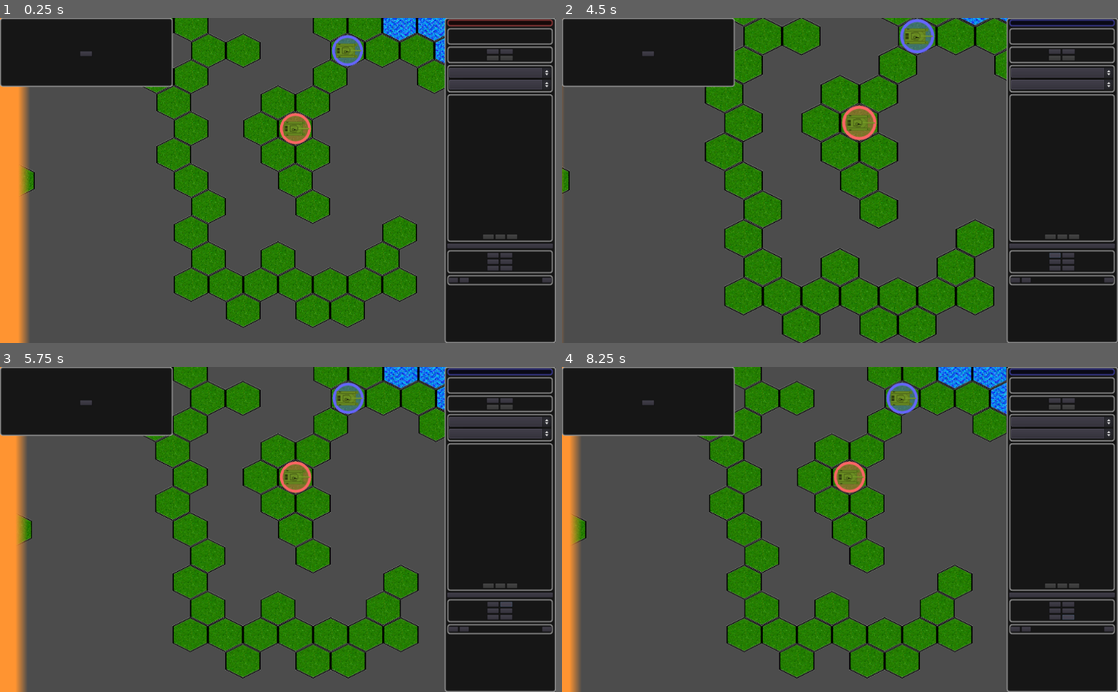
Above: before the commit, frames 1-4 (two rows, left to right).
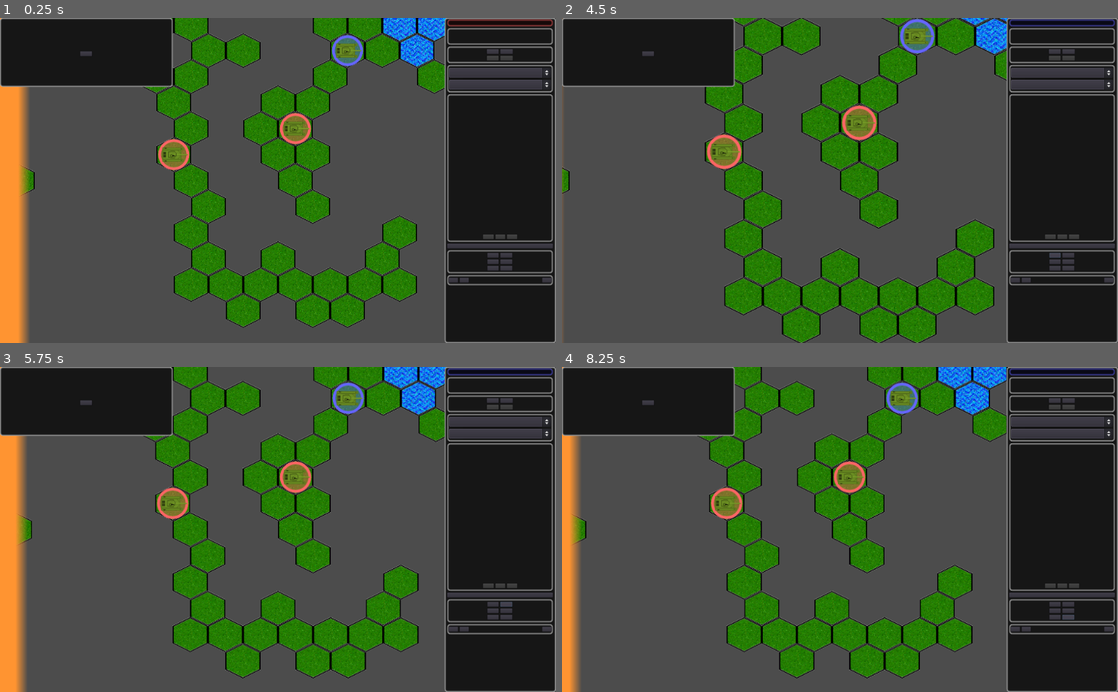
Above: after the commit, the same moments.

Repository: stefanos-86/HexGame
Game: Godot game, scene res://Scenes/HexMap.tscn
Two runs of this game, one before a commit and one after it. Both use one fixed random seed, a clock stepped at 60 frames per second and the inputs below.
Inputs:
- Up to frame 1 (0.25 s): no input
- Up to frame 2 (4.5 s): click "Artillery" at 0.5 s; click "Fire Smoke" at 1.25 s; click "Fire at will" at 2 s; click "Slow" at 2.75 s; click "End Turn" at 3.5 s; click "Zoom In" at 4.25 s
- Up to frame 3 (5.75 s): click "Zoom Out" at 5 s
- Up to frame 4 (8.25 s): click "Pan Up" at 5.75 s; click "Pan Down" at 6.5 s; click "Pan Left" at 7.25 s; click "Pan Right" at 8 s

The runs differ from the first frame. In frame 1, 1.0% of the frame differs, in the area x 28-80%, y 5-48%; in frame 2, 1.0%; in frame 3, 1.0%; in frame 4, 1.1%, in the area x 26-80%, y 4-47%.

Commit message:
Trigger change of selection instead of friendly fire.

Diff:
--- a/Scenes/Control.gd
+++ b/Scenes/Control.gd
@@ -64,9 +64,8 @@
           var planned_path = terrain.plot_unit_path(selected_unit, hit)
           interface.plot_movement(planned_path)
 
-  # What you do on a click will, eventually
-  # depend on what is under the cursor and the status.
-  if (event is InputEventMouseButton):
+
+  if event is InputEventMouseButton:
     if event.is_pressed():
       if event.button_index == BUTTON_LEFT:
         var corrected_mouse_position = get_global_mouse_position()
@@ -77,6 +76,8 @@
           var target = terrain.what_is_at(hit)
           if (target == null):
             move_unit(selected_unit, hit)
+          elif target.belongs_to(game.current_player):
+            select_unit_in_cell(hit)
           else:
             shoot(selected_unit, target)
 
@@ -89,18 +90,16 @@
 
 
 func select_unit_in_cell(hit):
-  unselect_current_unit()
-
   var unit = terrain.what_is_at(hit)
 
-  if (unit != null):
+  if unit != null and unit.belongs_to(game.current_player):
+    unselect_current_unit()
     interface.mark_as_selected(unit)
     selected_unit = unit
 
 func unselect_current_unit():
   if (selected_unit != null):
     interface.unmark(selected_unit)
-
   selected_unit = null
 
 
--- a/Scenes/HexMap.tscn
+++ b/Scenes/HexMap.tscn
@@ -25,7 +25,7 @@
 cell_tile_origin = 1
 centered_textures = true
 format = 1
-tile_data = PoolIntArray( -65523, 0, 0, -65522, 0, 0, 7, 0,  …(189 unchanged characters)…  0, 0, 65553, 0, 0, 65554, 1, 0, 65555, 0, 0, 65556, 1, 0, 65557, 1, 0, 65558, 1, 0, 65559, 1, 0, 65560, …(608 unchanged characters)…
+tile_data = PoolIntArray( -65523, 0, 0, -65522, 0, 0, 7, 0,  …(189 unchanged characters)…  0, 0, 65553, 0, 0, 65554, 1, 0, 65555, 1, 0, 65556, 1, 0, 65558, 1, 0, 65559, 1, 0, 65560, …(608 unchanged characters)…
 script = ExtResource( 4 )
 
 [node name="DebugSquare" type="Sprite" parent="Terrain"]
@@ -136,7 +136,6 @@
 margin_top = 24.0
 margin_right = 250.0
 margin_bottom = 44.0
-text = "Tank Move:2 Ammo:4"
 __meta__ = {
 "_edit_use_anchors_": false
 }
--- a/Scenes/Interface.gd
+++ b/Scenes/Interface.gd
@@ -44,22 +44,23 @@
 
   var unit_description = "No one is there."
   if unit != null:
-    unit_description = str(unit.name) + " " + unit.unit_name
+    pass #unit_description = str(unit.name) + " " + unit.unit_name
 
   #$Camera/L/Sidebar/CellDescription.text = str(map_coordinates) + " " + unit_description
 
 
 
 func mark_as_selected(unit):
-  # I could keep the highlight in the interface, but
-  # I believe it is more practial this way.
-  # Every unit has to have a marker...
   unit.get_node("Highlight").modulate =  color_for_highlight
+
+  var unit_desc = "{0}, Moves {1}, shots {2}".format([unit.type, unit.move_points, unit.shot_points])
+  $Camera/L/Sidebar/Descriptions/VB/UnitDescription.text = unit_desc
 
 func unmark(unit):
   # This must be dealth with by the unit itself: the color
   # depends on the faction it belongs to!
   unit.get_node("Highlight").modulate = colors_for_factions[unit.faction]
+  $Camera/L/Sidebar/Descriptions/VB/UnitDescription.text = ""
 
 func plot_movement(path):
   $PlannedPath.clear_points ()
--- a/Scenes/Units.gd
+++ b/Scenes/Units.gd
@@ -14,8 +14,10 @@
 
   # Stub the unit creation code.
   var unit_to_place = tank_scene.instance()
-  unit_to_place.unit_name = "Gen. Patton"
   unit_to_place.faction = game.factions.RED
+  unit_to_place.move_points = 10
+  unit_to_place.shot_points = 2
+  unit_to_place.type = "Tank"
   interface.unmark(unit_to_place) # Forces the color.
   terrain.emplace(unit_to_place, Vector2(12, 3))
 
@@ -23,7 +25,20 @@
   add_child(unit_to_place)
 
   unit_to_place = tank_scene.instance()
-  unit_to_place.unit_name = "Gen. Rommel"
+  unit_to_place.faction = game.factions.RED
+  unit_to_place.move_points = 10
+  unit_to_place.shot_points = 2
+  unit_to_place.type = "Tank 2"
+  interface.unmark(unit_to_place) # Forces the color.
+  terrain.emplace(unit_to_place, Vector2(5, 3))
+
+  order_of_battle.append(unit_to_place)
+  add_child(unit_to_place)
+
+  unit_to_place = tank_scene.instance()
+  unit_to_place.move_points = 10
+  unit_to_place.shot_points = 2
+  unit_to_place.type = "Tank"
   unit_to_place.faction = game.factions.BLUE
   interface.unmark(unit_to_place) # Forces the color.
   terrain.emplace(unit_to_place, Vector2(15, 1))
--- a/Units/UnitInField.gd
+++ b/Units/UnitInField.gd
@@ -1,6 +1,11 @@
 extends Node2D
 
 # Data that "instantiates" a unit on the field.
+var faction
+var type
 
-var unit_name : String
-var faction
+var move_points
+var shot_points
+
+func belongs_to(player):
+  return faction == player
